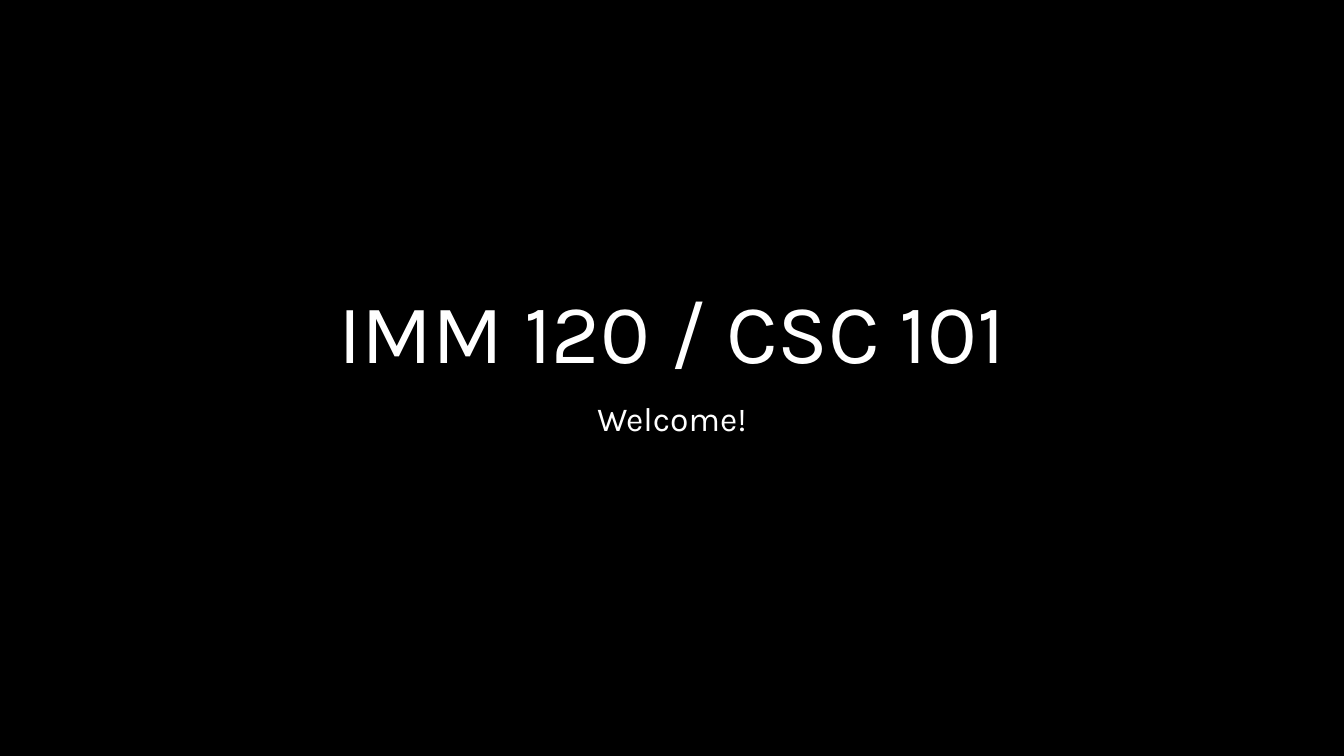
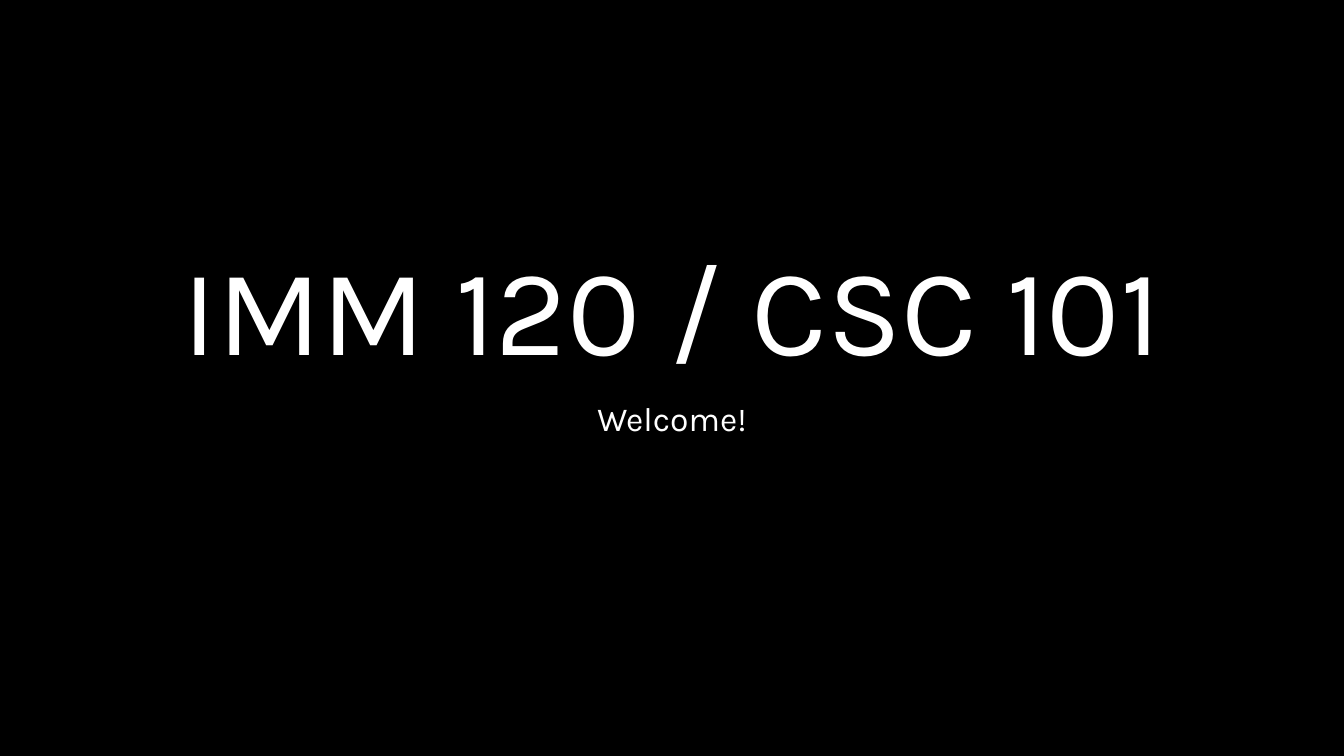
Before and after one commit to crhallberg/IMM120, a slide deck: slide 1 of Presentations/Sept 5 - Class 1.pptx. Drawn at 1344x756 pixels with LibreOffice and Linux fonts; fonts in the diff are those of the drawing. Boxes give left, top, right and bottom in pixels: in the first picture for what was removed or moved away, otherwise in the second. Text is boxed around its words. In the diff, an @@ line names an element or a change of style, - is before the commit and + after.

```diff
--- a/Presentations/Sept 5 - Class 1.pptx
+++ b/Presentations/Sept 5 - Class 1.pptx
@@ title "IMM 120 / CSC 101" at box(183, 276, 1160, 357): size 60 to 88 pt @@
```
Also in this commit, not shown: 1 other slide changed, 1 slide added.
